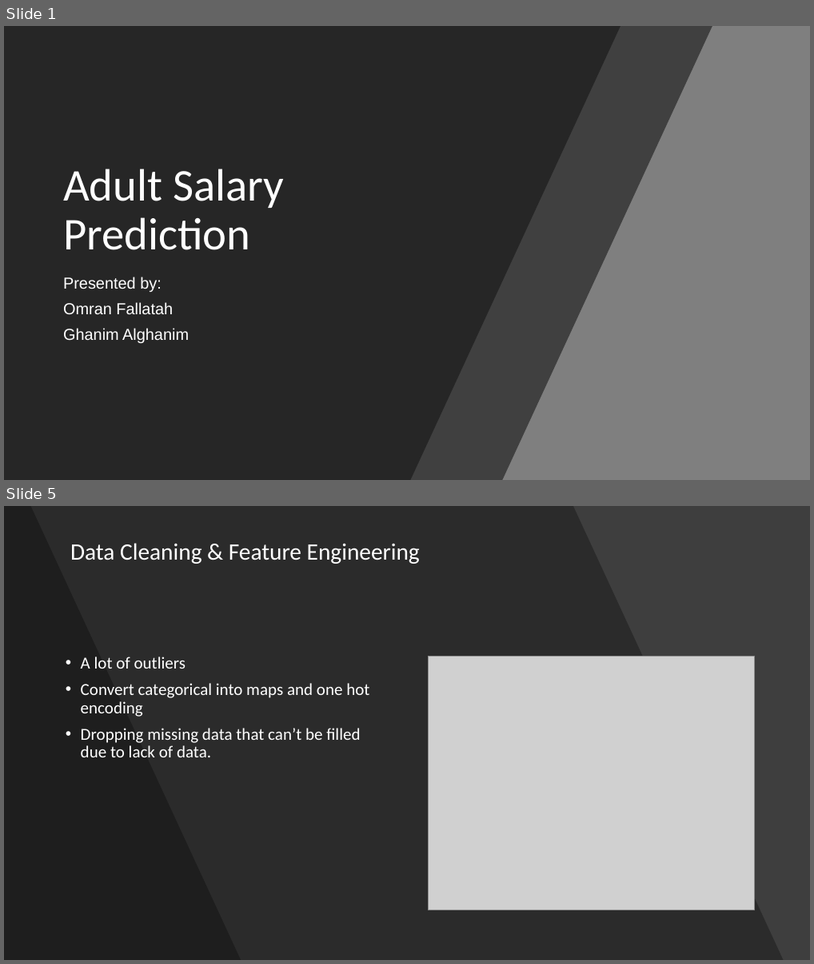
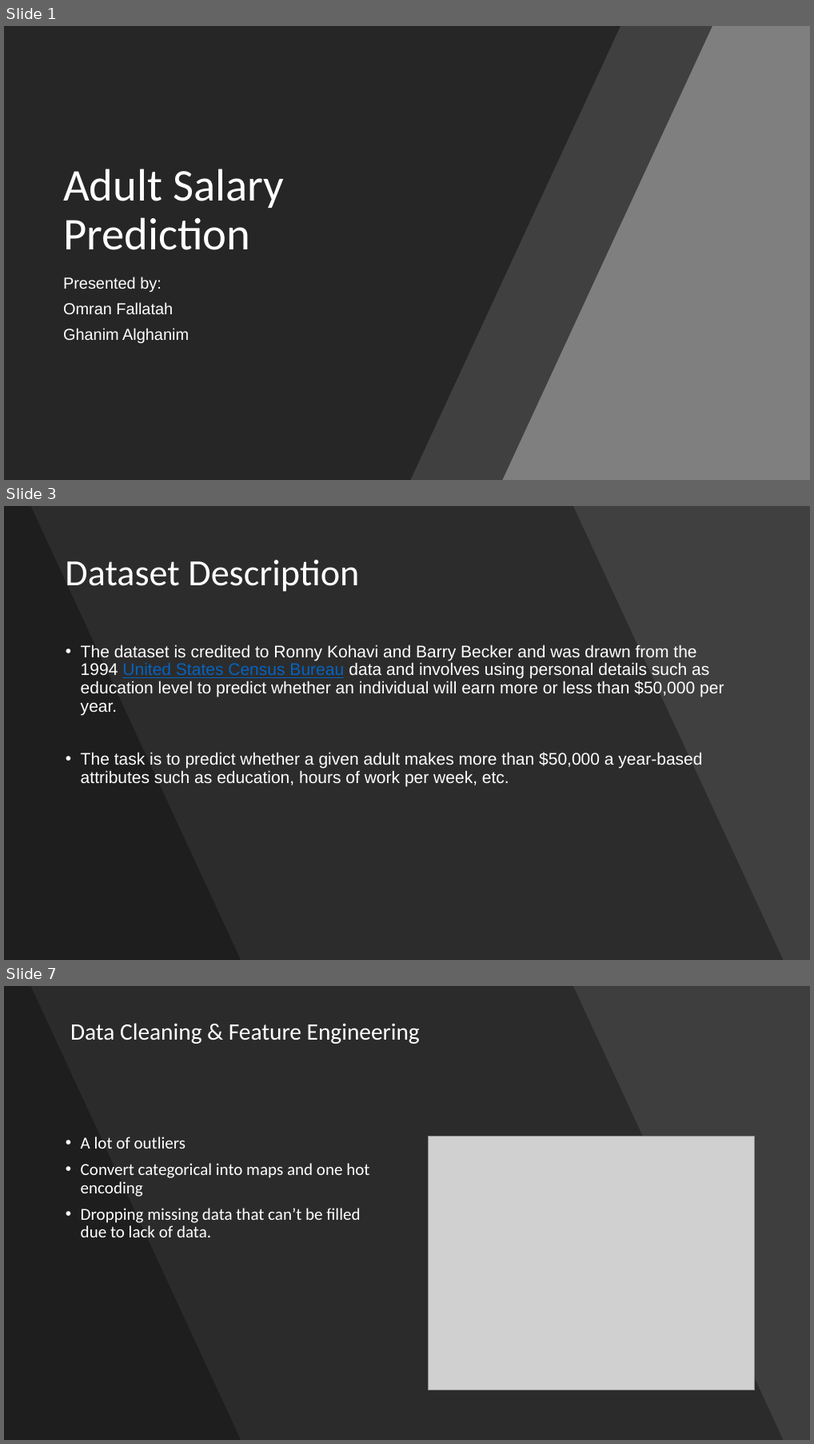
Before and after one commit to L9Sneaky/Classification, a slide deck: Adult Salary Prediction.pptx. Shown one above the other, each under a label of ours: slides 1 and 5 before the commit, slides 1, 3 and 7 after it; the slides between them are not shown. The pictures are 814x964 and 814x1444 pixels, drawn with LibreOffice and Linux fonts; fonts in the diff are those of the drawing; grey boxes stand for pictures. Boxes give left, top, right and bottom in pixels: in the first picture for what was removed or moved away, otherwise in the second. Text is boxed around its words. In the diff, an @@ line names an element or a change of style, - is before the commit and + after.

```diff
--- a/Adult Salary Prediction.pptx
+++ b/Adult Salary Prediction.pptx
@@ slide 3 added at <box>4,506,810,960</box>, background #404040 @@
@@ freeform shape added at <box>4,506,784,960</box>, fill #000000 at 30% opacity @@
@@ freeform shape added at <box>4,506,241,960</box>, fill #000000 at 30% opacity @@
@@ title added at <box>65,560,359,592</box>, 44 pt, text #FFFFFF @@
+Dataset Description
@@ text added at <box>81,644,724,786</box>, 20 pt, text #FFFFFF @@
+• The dataset is credited to Ronny Kohavi and Barry Becker and was drawn from the 1994 United States Census Bureau data and involves using personal details such as education level to predict whether an individual will earn more or less than $50,000 per year.
+• The task is to predict whether a given adult makes more than $50,000 a year-based attributes such as education, hours of work per week, etc.
@@ what was slide 5 is now slide 7 @@
```
Also in this commit, not shown: 1 slide changed, 4 other slides added, 2 slides removed, 1 other file.
